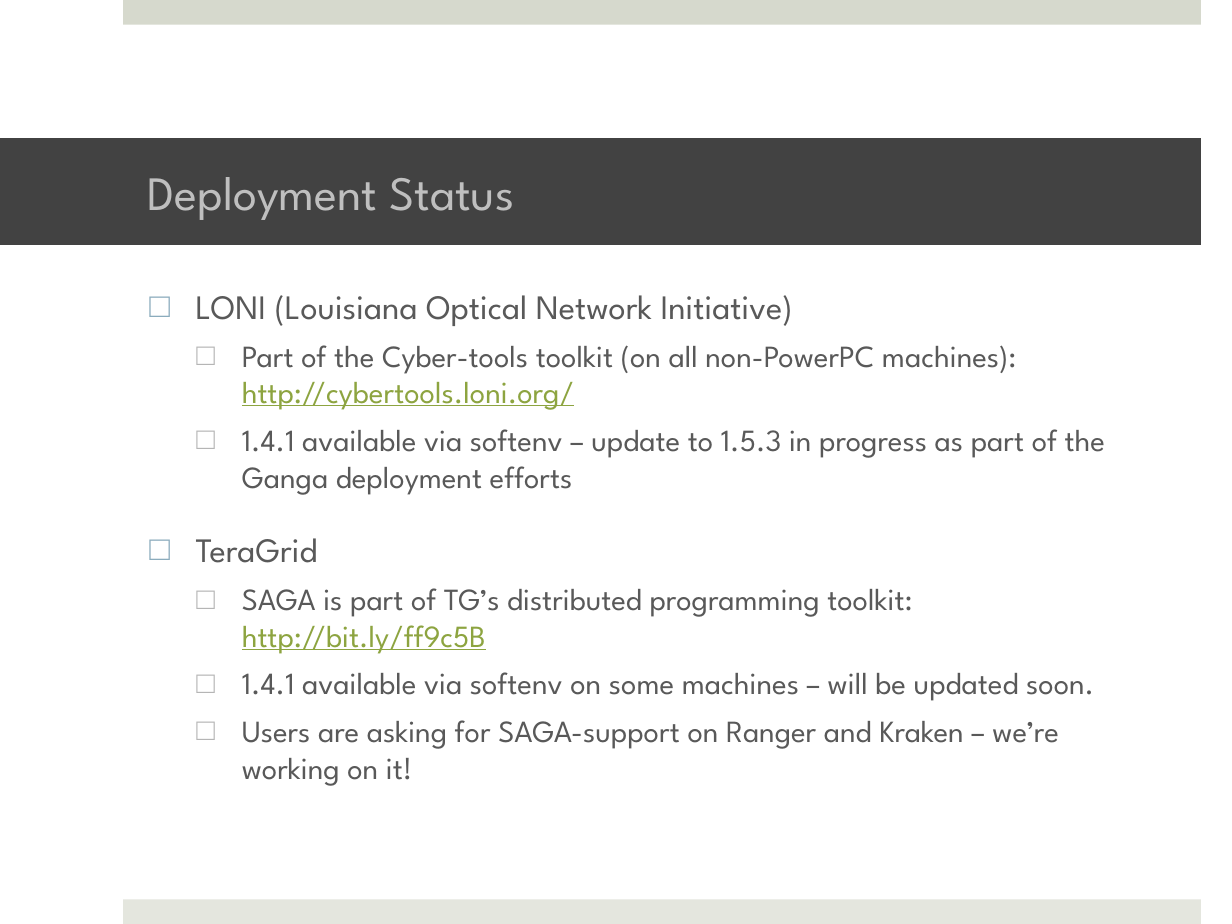
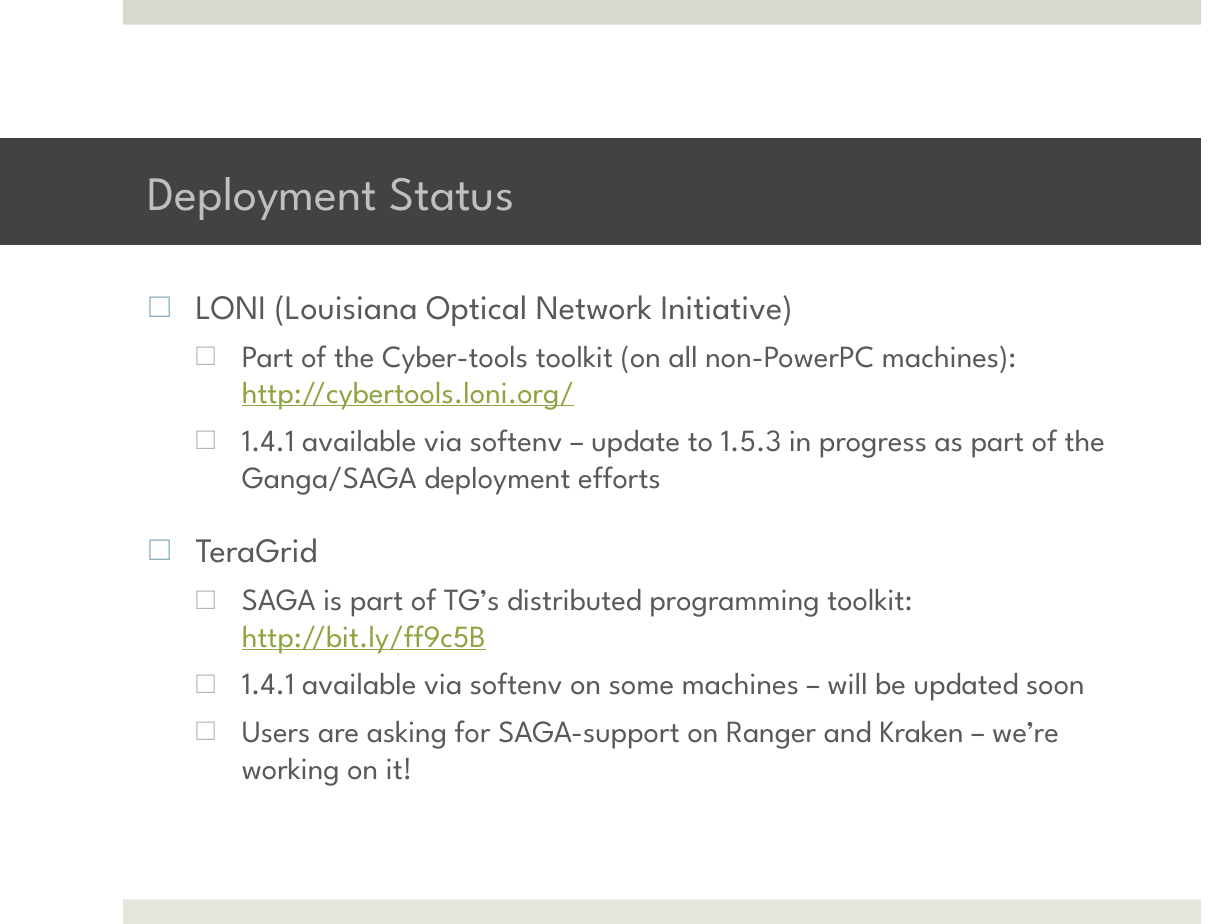
Before and after one commit to saga-project/saga-cpp-legacy-projects, a slide deck: slide 12 of tutorial/general_tutorial/Installation.pptx. Drawn at 1232x924 pixels with LibreOffice and Linux fonts; fonts in the diff are those of the drawing; background and template pictures are left out. Boxes give left, top, right and bottom in pixels: in the first picture for what was removed or moved away, otherwise in the second. Text is boxed around its words. In the diff, an @@ line names an element or a change of style, - is before the commit and + after.

Commit message:
latest changes

```diff
--- a/tutorial/general_tutorial/Installation.pptx
+++ b/tutorial/general_tutorial/Installation.pptx
@@ text at (x1=242, y1=429, x2=1105, y2=495): text changed @@
-  □ 1.4.1 available via softenv – update to 1.5.3 in progress as part of the Ganga deployment efforts
+  □ 1.4.1 available via softenv – update to 1.5.3 in progress as part of the Ganga/SAGA deployment efforts
@@ text at (x1=242, y1=672, x2=1085, y2=701): text changed @@
-  □ 1.4.1 available via softenv on some machines – will be updated soon.
+  □ 1.4.1 available via softenv on some machines – will be updated soon
```
Also in this commit, not shown: 6 other slides changed.
